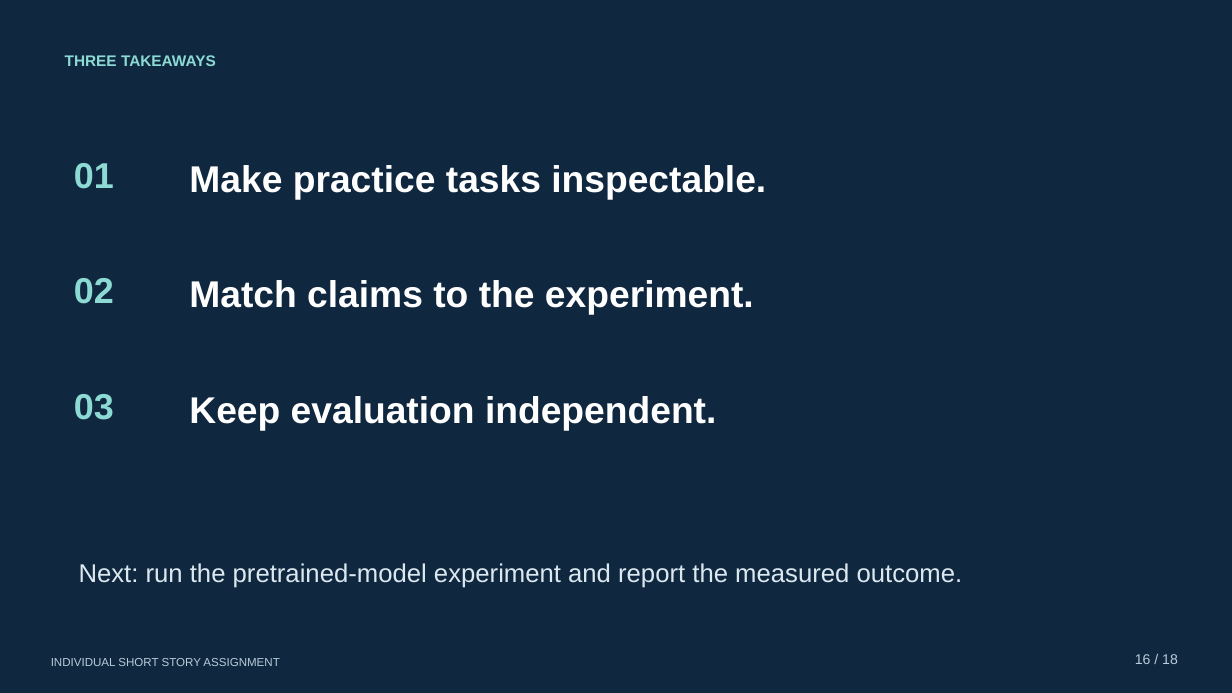
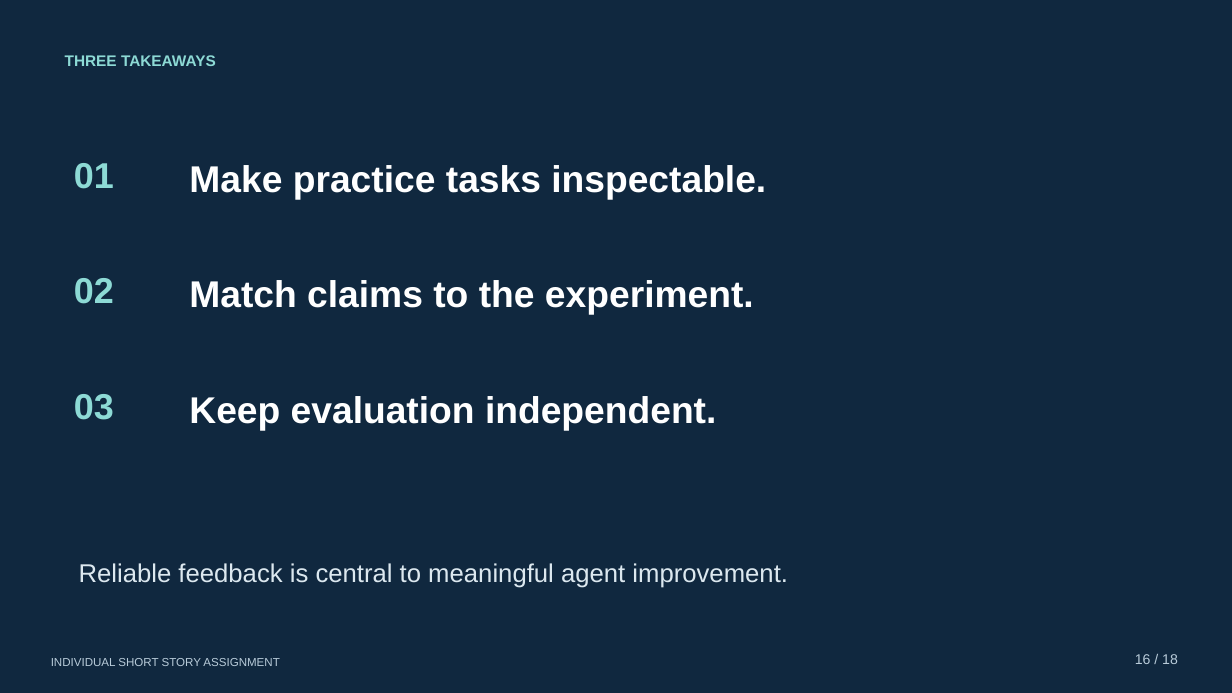
Before and after one commit to Deep-Dhaduk/Self-Challenging-Language-Model-Agents, a slide deck: slide 16 of slides/self_challenging_agents.pptx. Drawn at 1232x693 pixels with LibreOffice and Linux fonts; fonts in the diff are those of the drawing. Boxes give left, top, right and bottom in pixels: in the first picture for what was removed or moved away, otherwise in the second. Text is boxed around its words. In the diff, an @@ line names an element or a change of style, - is before the commit and + after.

```diff
--- a/slides/self_challenging_agents.pptx
+++ b/slides/self_challenging_agents.pptx
@@ text at box(79, 563, 788, 588): text changed @@
-Next: run the pretrained-model experiment and report the measured outcome.
+Reliable feedback is central to meaningful agent improvement.
```
Also in this commit, not shown: 4 other slides changed, 12 other files.
